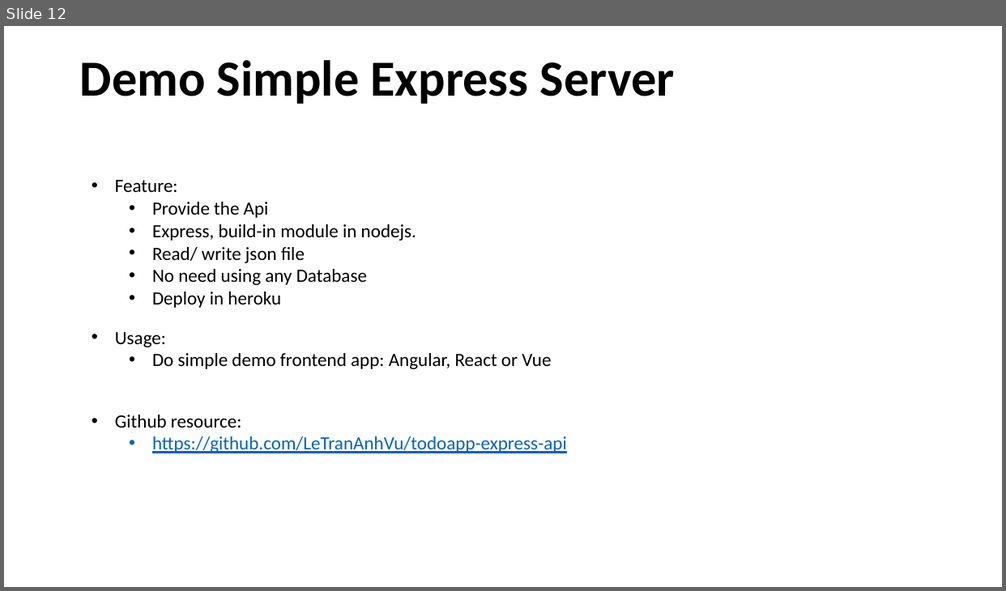
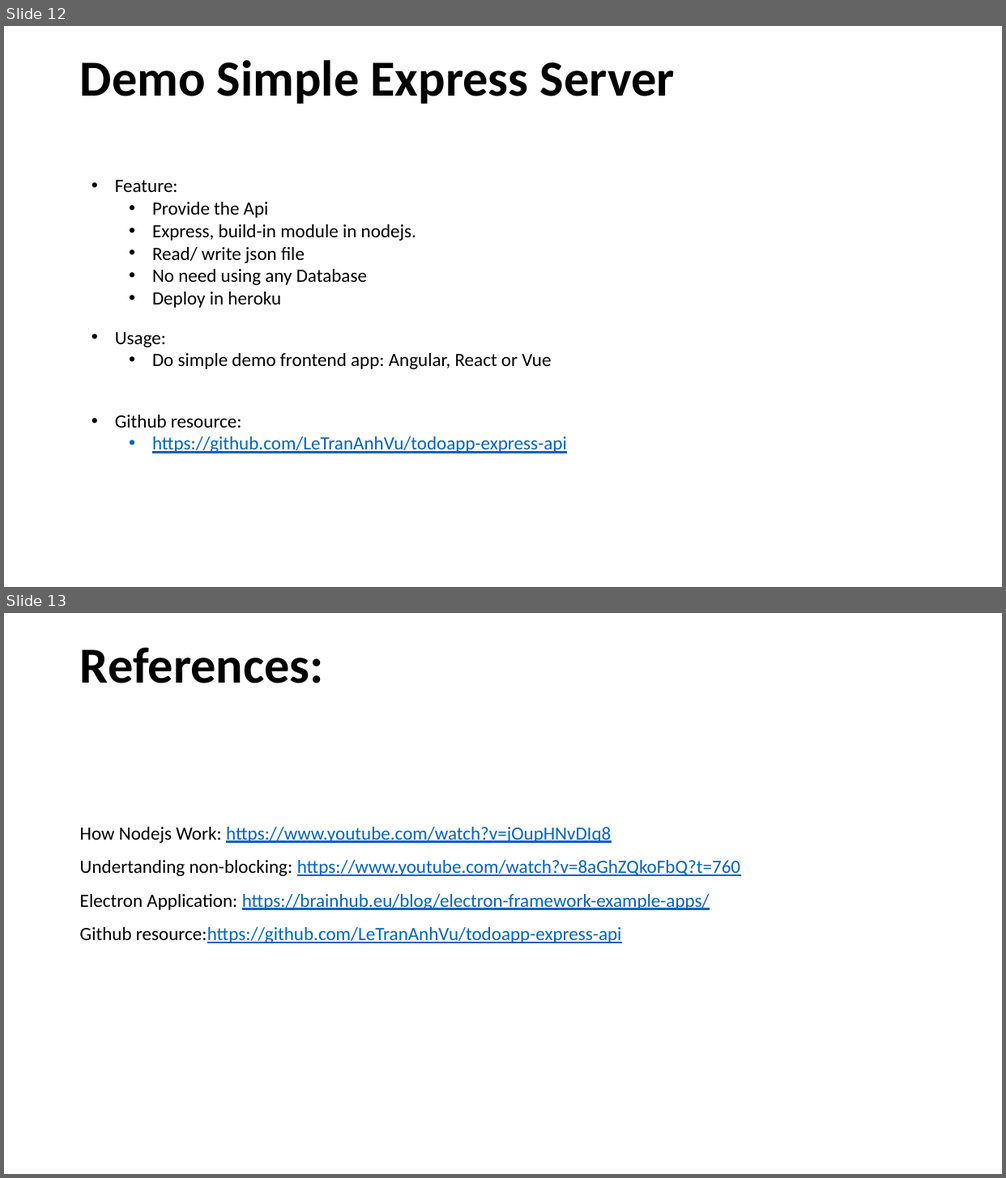
Before and after one commit to LeTranAnhVu/todoapp-express-api, a slide deck: doc/Introduction of Nodejs.pptx. Shown one above the other, each under a label of ours: slide 12 before the commit, slides 12 and 13 after it. The pictures are 1006x591 and 1006x1178 pixels, drawn with LibreOffice and Linux fonts; fonts in the diff are those of the drawing. Boxes give left, top, right and bottom in pixels: in the first picture for what was removed or moved away, otherwise in the second. Text is boxed around its words. In the diff, an @@ line names an element or a change of style, - is before the commit and + after.

```diff
--- a/doc/Introduction of Nodejs.pptx
+++ b/doc/Introduction of Nodejs.pptx
@@ slide 13 added at <box>4,613,1002,1174</box>, background #FFFFFF @@
@@ title added at <box>80,647,324,683</box>, 48.6 pt, text #000000, bold @@
+References:
@@ text added at <box>80,827,740,943</box>, 18 pt, text #0563C1, underline @@
+How Nodejs Work: https://www.youtube.com/watch?v=jOupHNvDIq8
+Undertanding non-blocking: https://www.youtube.com/watch?v=8aGhZQkoFbQ?t=760
+Electron Application: https://brainhub.eu/blog/electron-framework-example-apps/
+Github resource:https://github.com/LeTranAnhVu/todoapp-express-api
```
Also in this commit, not shown: 1 slide changed, 1 other slide added, 2 other files.
